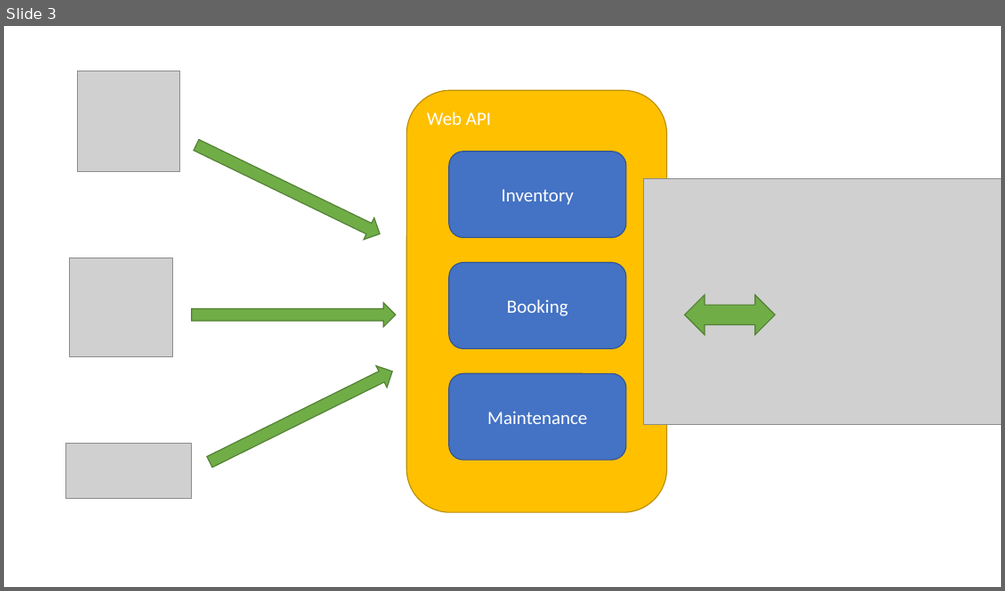
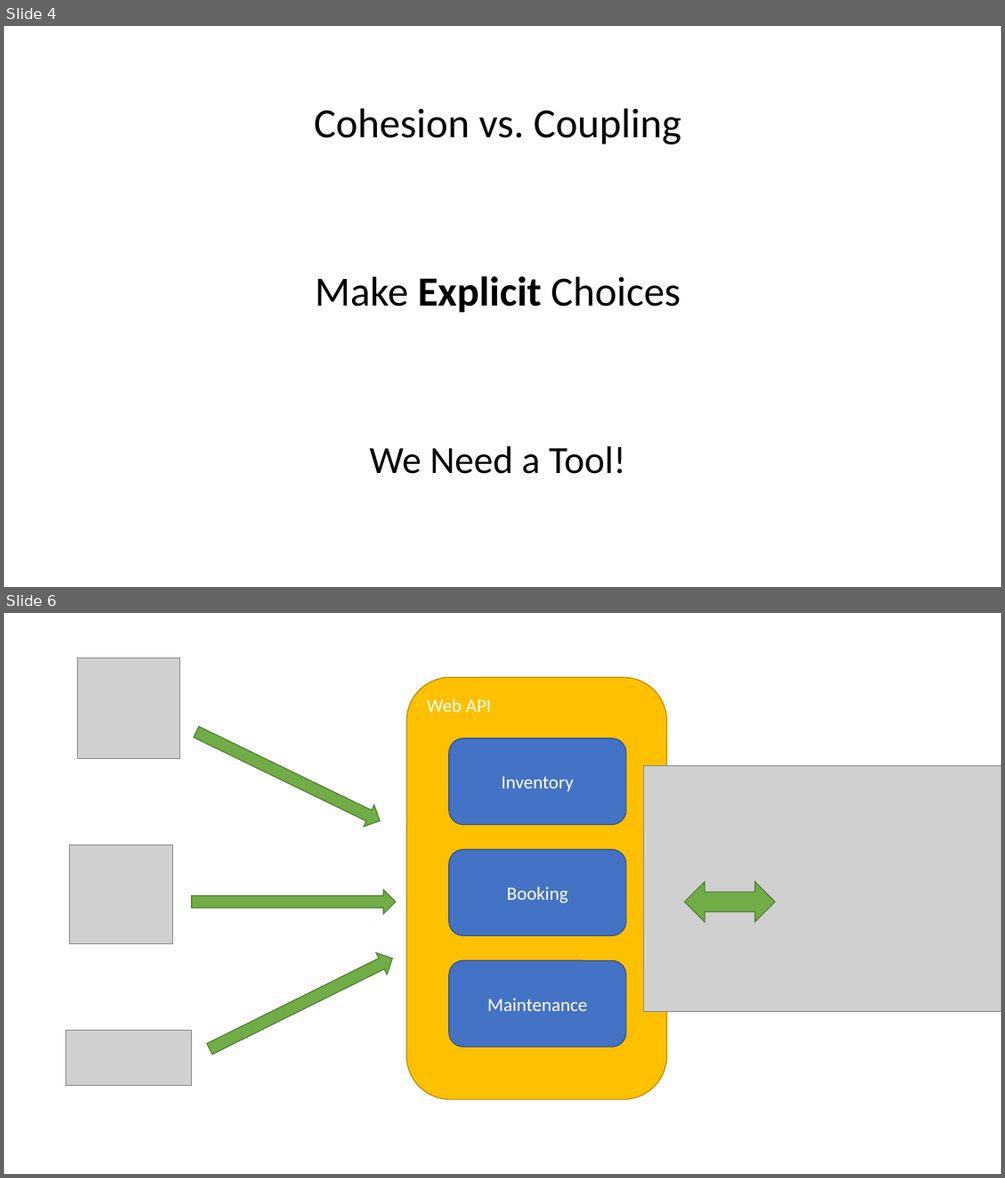
Before and after one commit to jplane/event-based-microservices, a slide deck: Event-based Microservices.pptx. Shown one above the other, each under a label of ours: slide 3 before the commit, slides 4 and 6 after it; the slides between them are not shown. The pictures are 1005x591 and 1005x1178 pixels, drawn with LibreOffice and Linux fonts; fonts in the diff are those of the drawing; grey boxes stand for pictures; background and template pictures are left out. Boxes give left, top, right and bottom in pixels: in the first picture for what was removed or moved away, otherwise in the second. Text is boxed around its words. In the diff, an @@ line names an element or a change of style, - is before the commit and + after.

```diff
--- a/Event-based Microservices.pptx
+++ b/Event-based Microservices.pptx
@@ slide 4 added at bbox=[4, 26, 1001, 587], background picture (left out) @@
@@ text added at bbox=[314, 108, 681, 144], 40 pt, text #000000 @@
+Cohesion vs. Coupling
@@ text added at bbox=[315, 276, 680, 313], 40 pt, text #000000 @@
+Make Explicit Choices
@@ text added at bbox=[370, 446, 626, 474], 37 pt, text #000000 @@
+We Need a Tool!
@@ what was slide 3 is now slide 6 @@
```
Also in this commit, not shown: 4 slides changed, 8 other slides added, 3 slides removed, 15 other files.
